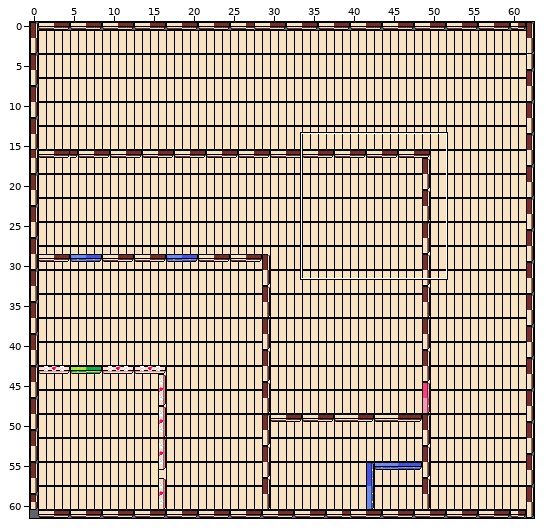
Two versions of a level (Tiled map (JSON), assets/art/Levels/reuben_level.json). The first picture is a wide view before the edit; the outline marks the close-up.
Close-up. Old version:
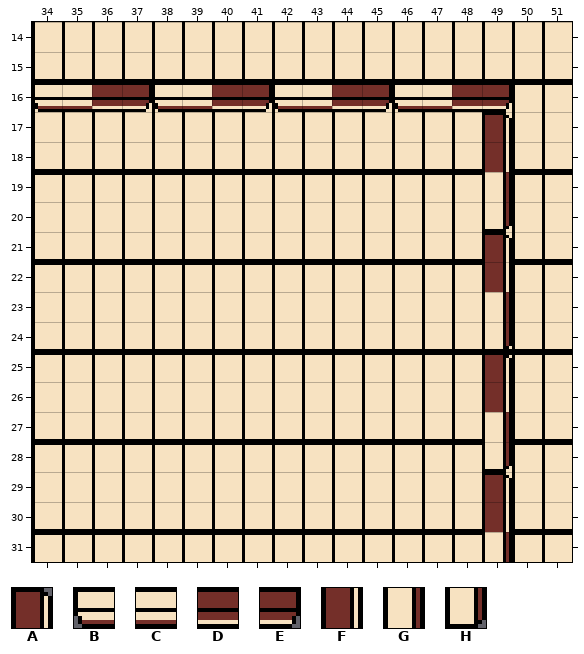
Cells are 10x10 px. Shown: x 34..51, y 14..31. The commit also changed other parts of the map, which this record leaves out.
Key: from "TileSet": A 0, B 1, C 2, D 3, E 4, F 10, G 20, H 30.
_ is an empty cell.
Layers that did not change in this view are not listed.
Layer "Walls" before, first column x 34:
14 __________________
15 __________________
16 BCDEBCDEBCDEBCDE__
17 _______________A__
18 _______________F__
19 _______________G__
20 _______________H__
21 _______________A__
22 _______________F__
23 _______________G__
24 _______________H__
25 _______________A__
26 _______________F__
27 _______________G__
28 _______________H__
29 _______________A__
30 _______________F__
31 _______________G__
Now the later version:
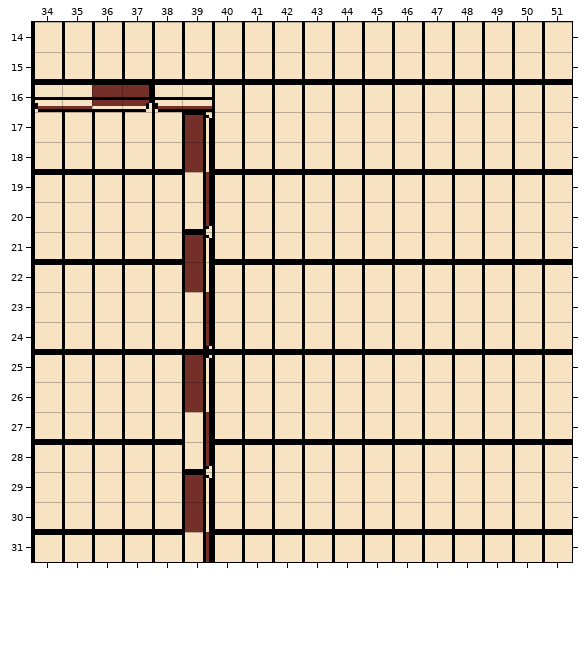
The edit:
Changed rows in their new state; . is an unchanged cell.
Layer "Walls":
first column x 39:
16 .__________
17 A........._
18 F........._
19 G........._
20 H........._
21 A........._
22 F........._
23 G........._
24 H........._
25 A........._
26 F........._
27 G........._
28 H........._
29 A........._
30 F........._
31 G........._
Boxes around the changes in both close-ups, in picture pixels (x1, y1, x2, y2):
changed: (185, 85, 512, 562)
